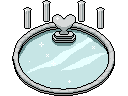
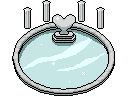
Layered file, before and after one edit (128px x 96px). Changes by layer:
showed "Layer 1 copy 3" over (x1=19, y1=32, x2=106, y2=83)
hid "Layer 1 copy", opacity 100% → 24% over (x1=19, y1=32, x2=106, y2=83)
